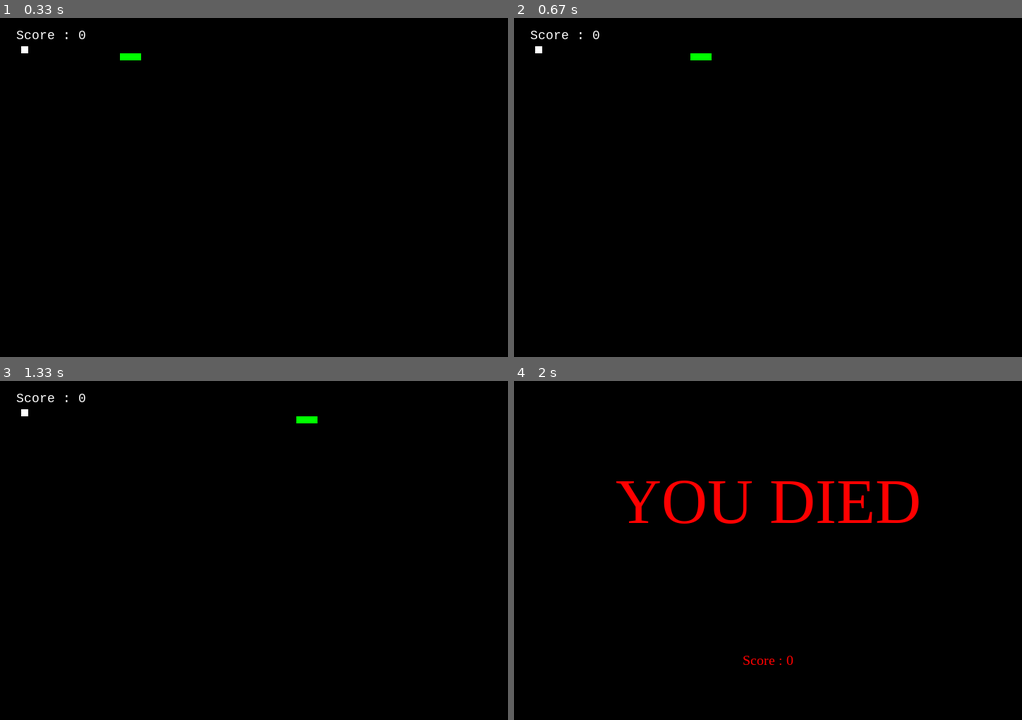
Above: before the commit, frames 1-4 (two rows, left to right).
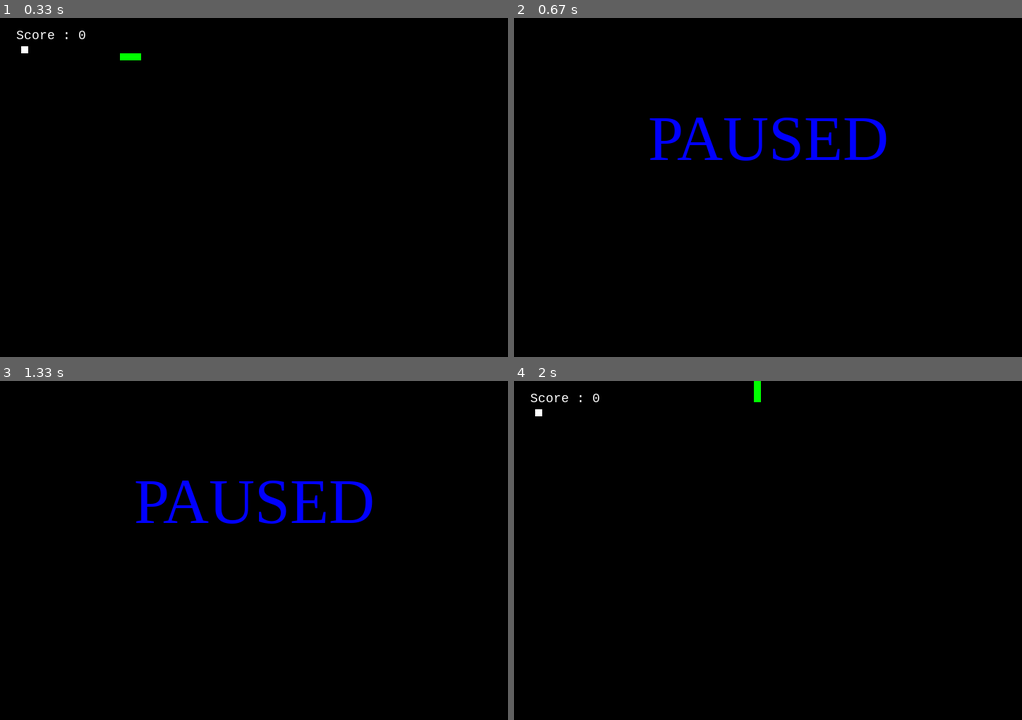
Above: after the commit, the same moments.

Repository: rajatdiptabiswas/snake-pygame
Game: pygame game, started from Snake Game.py
Same seed, same stepped clock (60 frames per second), same inputs: the game is played once before the commit and once after it.
Inputs:
- Up to frame 1 (0.33 s): no input
- Up to frame 2 (0.67 s): tap Space at 0.33 s
- Up to frame 3 (1.33 s): tap Space at 0.67, 1.07 s; hold Right from 1 s (still down)
- Up to frame 4 (2 s): tap Space at 1.37, 1.57, 1.9 s; release Right at 1.47 s; hold Up 1.5-1.8 s

Frame 1 is identical in both runs. In frame 2, 2.1% of the frame differs, in the area x 3-74%, y 3-43%; in frame 3, 2.1%; in frame 4, 2.5%, in the area x 3-80%, y 0-84%.

Commit message:
(feat) added pause feature

Diff:
--- a/Snake Game.py
+++ b/Snake Game.py
@@ -4,6 +4,9 @@
 """
 
 import pygame, sys, time, random
+
+
+clock = pygame.time.Clock()
 
 
 # Difficulty settings
@@ -73,6 +76,28 @@
     pygame.quit()
     sys.exit()
 
+def pause():
+    loop = 1
+    my_font = pygame.font.SysFont('times new roman', 90)
+    game_over_surface = my_font.render('PAUSED', True, blue)
+    game_over_rect = game_over_surface.get_rect()
+    game_over_rect.midtop = (frame_size_x/2, frame_size_y/4)
+    game_window.fill(black)
+    game_window.blit(game_over_surface, game_over_rect)
+
+    while loop:
+        for event in pygame.event.get():
+            if event.type == pygame.QUIT:
+                loop = 0
+            if event.type == pygame.KEYDOWN:
+                if event.key == pygame.K_ESCAPE:
+                    loop = 0
+                if event.key == pygame.K_SPACE:
+                    game_window.fill((0, 0, 0))
+                    loop = 0
+        pygame.display.update()
+        # screen.fill((0, 0, 0))
+        clock.tick(60)
 
 # Score
 def show_score(choice, color, font, size):
@@ -108,6 +133,11 @@
             if event.key == pygame.K_ESCAPE:
                 pygame.event.post(pygame.event.Event(pygame.QUIT))
 
+            if event.key == pygame.K_SPACE:
+                pause()
+
+                # pygame.event.post(pygame.event.Event(pygame.PAUSE))
+
     # Making sure the snake cannot move in the opposite direction instantaneously
     if change_to == 'UP' and direction != 'DOWN':
         direction = 'UP'
